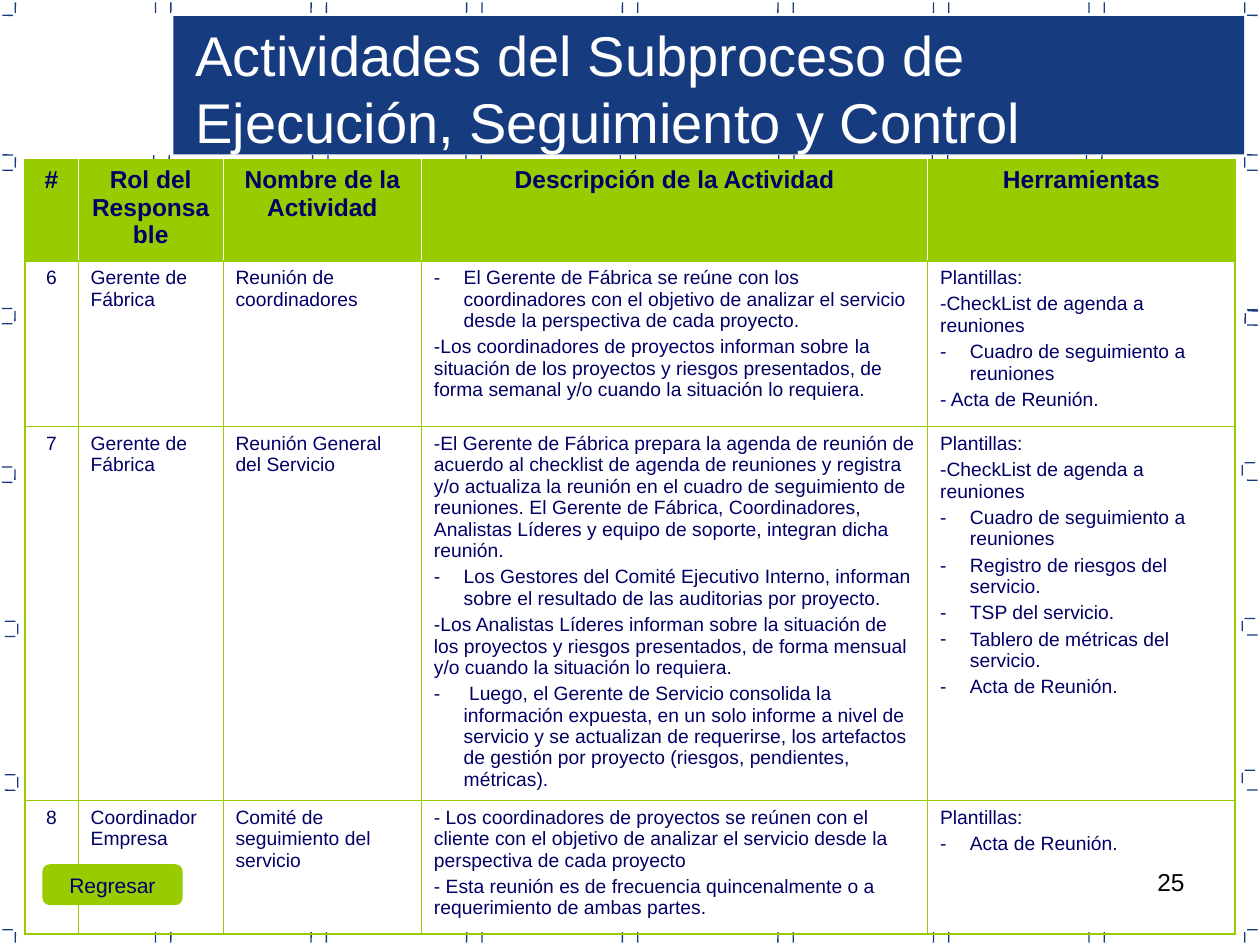
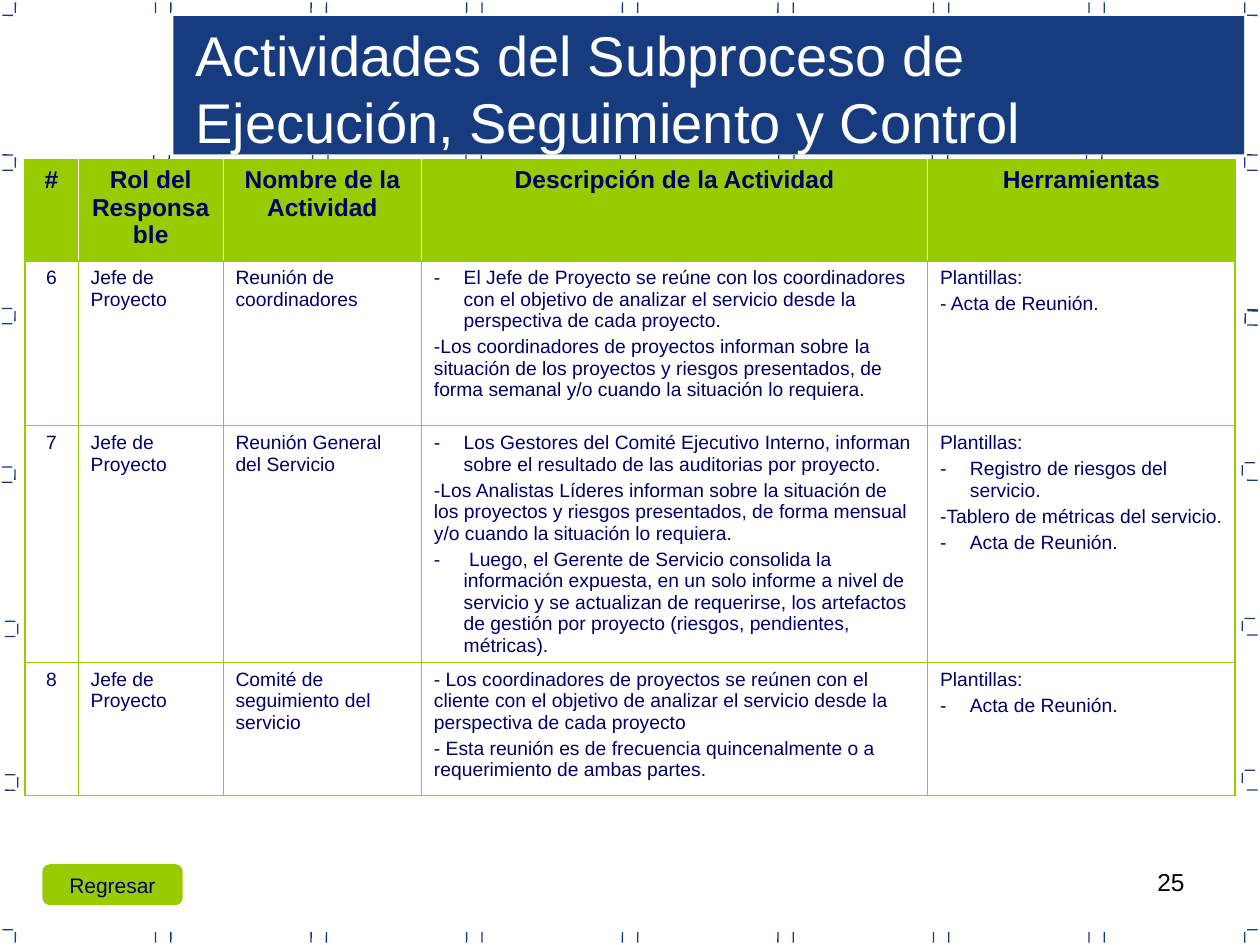
Before and after one commit to joansafr/Dev90PlusPlus, a slide deck: slide 25 of Area PP_PMC/7.0.1.23 Proceso de gestion de proyectos.ppt. Drawn at 1260x945 pixels with LibreOffice and Linux fonts; fonts in the diff are those of the drawing. Boxes give left, top, right and bottom in pixels: in the first picture for what was removed or moved away, otherwise in the second. Text is boxed around its words. In the diff, an @@ line names an element or a change of style, - is before the commit and + after.

Commit message:
Area PP_PMC
Se actualizo la ppt de proceso de gestion y se indico los puntos a
completar/mejorar del Plan de Proyecto (Titulo de color rojo).

```diff
--- a/Area PP_PMC/7.0.1.23 Proceso de gestion de proyectos.ppt
+++ b/Area PP_PMC/7.0.1.23 Proceso de gestion de proyectos.ppt
@@ table at [25, 160, 1236, 793] @@
-row 2: 6 | Gerente de Fábrica | Reunión de coordinadores | El Gerente de Fábrica se reúne con los coordinadores con el objetivo de analizar el servicio desde la perspectiva de cada proyecto. / -Los coordinadores de proyectos informan sobre la situación de los proyectos y riesgos presentados, de forma semanal y/o cuando la situación lo requiera. | Plantillas: / -CheckList de agenda a reuniones / Cuadro de seguimiento a reuniones / - Acta de Reunión.
+row 2: 6 | Jefe de Proyecto | Reunión de coordinadores | El Jefe de Proyecto se reúne con los coordinadores con el objetivo de analizar el servicio desde la perspectiva de cada proyecto. / -Los coordinadores de proyectos informan sobre la situación de los proyectos y riesgos presentados, de forma semanal y/o cuando la situación lo requiera. | Plantillas: / - Acta de Reunión.
-row 3: 7 | Gerente de Fábrica | Reunión General del Servicio | -El Gerente de Fábrica prepara la agenda de reunión de acuerdo al checklist de agenda de reuniones y registra y/o actualiza la reunión en el cuadro de seguimiento de reuniones. El Gerente de Fábrica, Coordinadores, Analistas Líderes y equipo de soporte, integran dicha reunión. / Los Gestores del Comité Ejecutivo Interno, informan sobre el resultado de las auditorias por proyecto. / -Los Analistas Líderes informan sobre la situación de los proyectos y riesgos presentados, de forma mensual y/o cuando la situación lo requiera. / Luego, el Gerente de Servicio consolida la información expuesta, en un solo informe a nivel de servicio y se actualizan de requerirse, los artefactos de gestión por proyecto (riesgos, pendientes, métricas). | Plantillas: / -CheckList de agenda a reuniones / Cuadro de seguimiento a reuniones / Registro de riesgos del servicio. / TSP del servicio. / Tablero de métricas del servicio. / Acta de Reunión.
+row 3: 7 | Jefe de Proyecto | Reunión General del Servicio | Los Gestores del Comité Ejecutivo Interno, informan sobre el resultado de las auditorias por proyecto. / -Los Analistas Líderes informan sobre la situación de los proyectos y riesgos presentados, de forma mensual y/o cuando la situación lo requiera. / Luego, el Gerente de Servicio consolida la información expuesta, en un solo informe a nivel de servicio y se actualizan de requerirse, los artefactos de gestión por proyecto (riesgos, pendientes, métricas). | Plantillas: / Registro de riesgos del servicio. / -Tablero de métricas del servicio. / Acta de Reunión.
-row 4, column 2: Coordinador Empresa
+row 4, column 2: Jefe de Proyecto
```
Also in this commit, not shown: 19 other slides changed, 1 other file.
